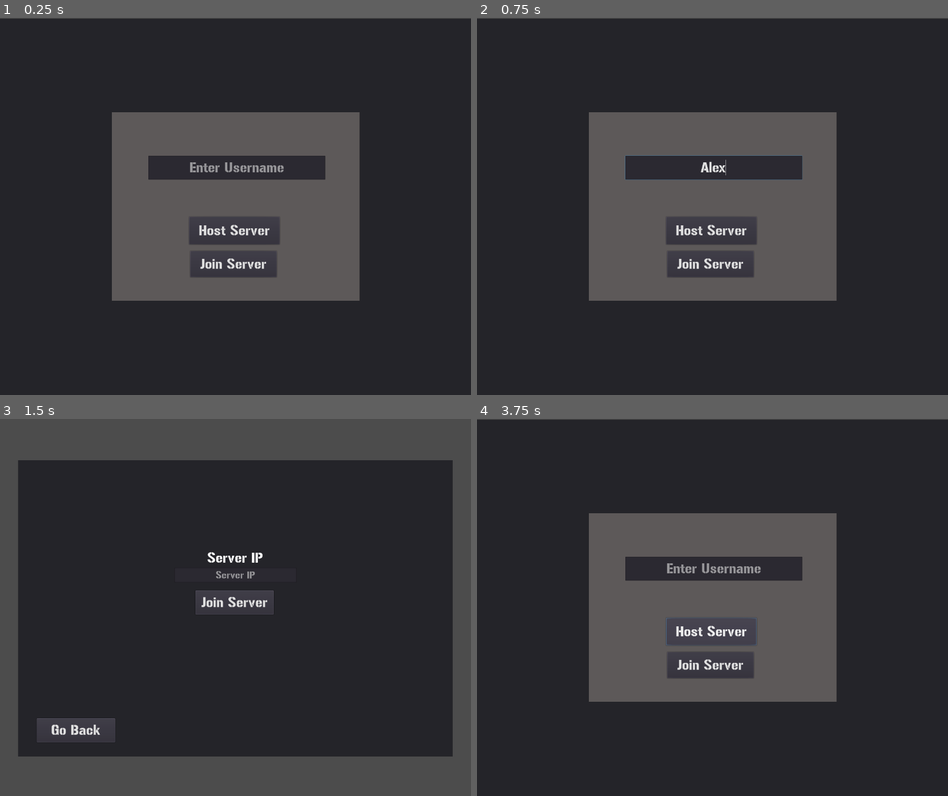
Above: before the commit, frames 1-4 (two rows, left to right).
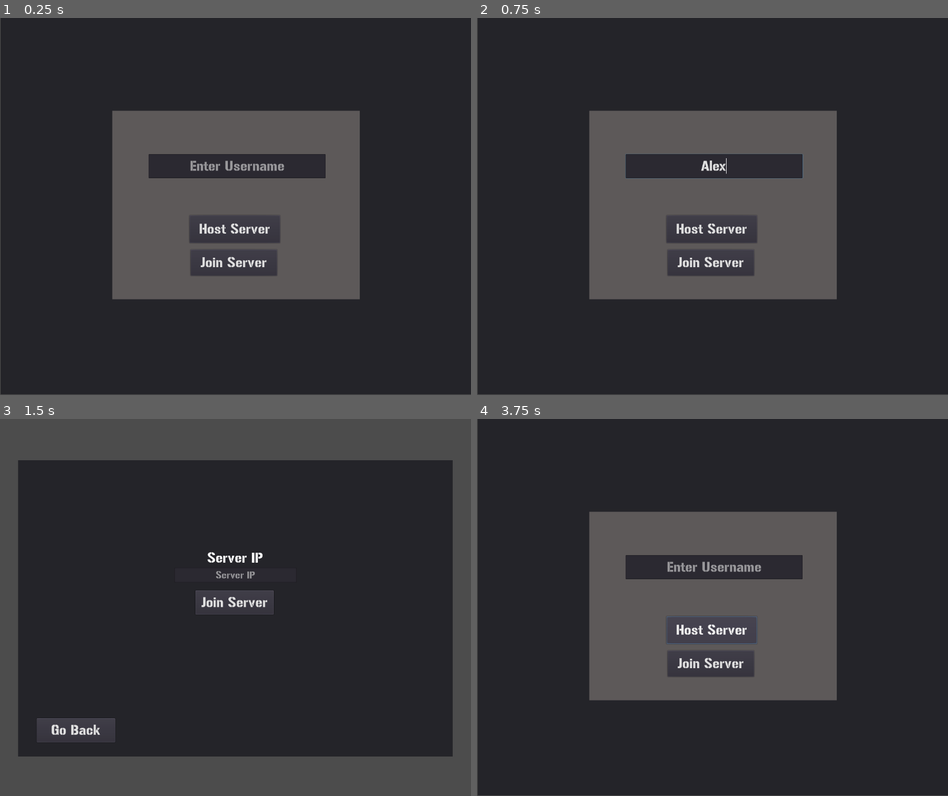
Above: after the commit, the same moments.

Repository: ejustis/totallyuniqueshooter
Game: Godot game, scene res://Scenes/Main/Lobby/Lobby.tscn
Same seed, same stepped clock (60 frames per second), same inputs: the game is played once before the commit and once after it.
Inputs (mouse positions are in pixels of both pictures, inside the frame that each line leads up to):
- Up to frame 1 (0.25 s): no input
- Up to frame 2 (0.75 s): click (712, 168) at 0.52 s; type "Alex" at 0.6 s
- Up to frame 3 (1.5 s): click "Join Server" at 1.25 s
- Up to frame 4 (3.75 s): click (712, 573) at 2.02 s; type "12" at 2.1 s; click "Go Back" at 2.75 s; click "Host Server" at 3.5 s

The runs differ from the first frame. In frame 1, 2.1% of the frame differs, in the area x 0-100%, y 0-100%; in frame 2, 2.0%; in frame 3, nothing differs; in frame 4, 2.2%.

Commit message:
Fixing wanrings and working on multiplayer fixes

Diff:
--- a/godot/Scenes/Main/Lobby/Lobby.tscn
+++ b/godot/Scenes/Main/Lobby/Lobby.tscn
@@ -19,8 +19,10 @@
 [node name="MultiplayerSetup" type="Panel" parent="."]
 anchor_right = 1.0
 anchor_bottom = 1.0
-margin_top = 1.5874
-margin_bottom = 1.5874
+margin_left = 1.7818
+margin_top = -1.9762
+margin_right = 1.78174
+margin_bottom = -1.9762
 theme = SubResource( 2 )
 __meta__ = {
 "_edit_use_anchors_": false
--- a/godot/Scenes/Objects/Bullet.tscn
+++ b/godot/Scenes/Objects/Bullet.tscn
@@ -3,13 +3,14 @@
 [ext_resource path="res://Assets/Images/player.png" type="Texture" id=1]
 [ext_resource path="res://Scripts/Bullet.gd" type="Script" id=2]
 
-[sub_resource type="RectangleShape2D" id=3]
+[sub_resource type="RectangleShape2D" id=1]
 extents = Vector2( 4.00157, 1.57058 )
 
 [sub_resource type="RectangleShape2D" id=2]
 extents = Vector2( 16.625, 43.6838 )
 
 [node name="Bullet" type="KinematicBody2D" groups=[
+"Clear",
 "Net",
 ]]
 script = ExtResource( 2 )
--- a/godot/Scenes/Objects/Enemies/EnemySpawner.tscn
+++ b/godot/Scenes/Objects/Enemies/EnemySpawner.tscn
@@ -3,7 +3,9 @@
 [ext_resource path="res://Scripts/Enemies/EnemySpawner.gd" type="Script" id=1]
 [ext_resource path="res://Assets/Images/player.png" type="Texture" id=2]
 
-[node name="Sprite" type="Sprite"]
+[node name="Sprite" type="Sprite" groups=[
+"Clear",
+]]
 self_modulate = Color( 0.478431, 0.964706, 0.278431, 1 )
 z_index = 100
 texture = ExtResource( 2 )
--- a/godot/Scenes/Objects/Enemies/Zombie.tscn
+++ b/godot/Scenes/Objects/Enemies/Zombie.tscn
@@ -11,6 +11,7 @@
 extents = Vector2( 15, 15 )
 
 [node name="Zombie" type="KinematicBody2D" groups=[
+"Clear",
 "Enemy",
 "Net",
 ]]
--- a/godot/Scenes/Objects/Guns/Pistol.gd
+++ b/godot/Scenes/Objects/Guns/Pistol.gd
@@ -21,6 +21,6 @@
 		bullet_instance.set_network_master(id)
 		bullet_instance.player_rotation = global_rotation
 		bullet_instance.player_owner = id
-		Network.networked_object_name_index += 1
+		Network.rpc("increment_networked_object_count")
 
 		ammo_count -= 1
--- a/godot/Scripts/Enemies/EnemySpawner.gd
+++ b/godot/Scripts/Enemies/EnemySpawner.gd
@@ -44,5 +44,5 @@
 			enemy_instance.name += str(Network.networked_enemy_name_index)
 			enemy_instance.set_network_master(id)
 
-			Network.networked_enemy_name_index += 1
+			Network.rpc("increment_networked_enemy_count")
 			cur_spawn += 1
--- a/godot/Scripts/Enemies/Zombie.gd
+++ b/godot/Scripts/Enemies/Zombie.gd
@@ -48,7 +48,7 @@
 				velocity = puppet_position.direction_to(puppet_target_pos).normalized()
 
 				if not tween.is_active():
-					move_and_slide(velocity * stats.walk_speed)
+					velocity = move_and_slide(velocity * stats.walk_speed)
 
 func _on_NewTarget_timeout():
 	time_to_recalculate = true
@@ -85,7 +85,7 @@
 	return stats.base_damage
 
 sync func hit_by_damager(damage):
-	print(name + "; Hit for: " + str(damage))
+	#print(name + "; Hit for: " + str(damage))
 	stats.reduce_health(damage)
 
 func _on_NetworkTickRate_timeout():
--- a/godot/Scripts/GUI/ServerBrowser.gd
+++ b/godot/Scripts/GUI/ServerBrowser.gd
@@ -13,4 +13,4 @@
 	Network.join_server()
 
 func _on_GoBack_pressed():
-	get_tree().reload_current_scene()
+	var _error = get_tree().reload_current_scene()
--- a/godot/Scripts/GUI/WinnerLabel.gd
+++ b/godot/Scripts/GUI/WinnerLabel.gd
@@ -3,7 +3,7 @@
 export var lobby_scene : String
 
 sync func return_to_lobby():
-	get_tree().change_scene(lobby_scene)
+	var _error = get_tree().change_scene(lobby_scene)
 
 func _on_WinTimer_timeout():
 	if get_tree().is_network_server():
--- a/godot/Scripts/Lobby.gd
+++ b/godot/Scripts/Lobby.gd
@@ -10,9 +10,9 @@
 	print("Loading Lobby scene")
 	$MultiplayerSetup.show()
 
-	get_tree().connect("network_peer_connected", self, "_player_connected")
-	get_tree().connect("network_peer_disconnected", self, "_player_disconnected")
-	get_tree().connect("connected_to_server", self, "_connected_to_server")
+	var _error = get_tree().connect("network_peer_connected", self, "_player_connected")
+	_error = get_tree().connect("network_peer_disconnected", self, "_player_disconnected")
+	_error = get_tree().connect("connected_to_server", self, "_connected_to_server")
 
 	if get_tree().network_peer != null:
 		$MultiplayerSetup.hide()
@@ -21,11 +21,11 @@
 		if get_tree().is_network_server():
 			Network.reset_for_new_game()
 
-		for player_instance in PersistentNodes.get_children():
-			if player_instance.is_in_group("Player"):
-				var spawn_point = Vector2(rand_range(0,  screen_rect.end.x) , rand_range(0,  screen_rect.end.y))
-				player_instance.rpc("update_position", spawn_point)
-				player_instance.rpc("enable")
+			for player_instance in PersistentNodes.get_children():
+				if player_instance.is_in_group("Player"):
+					var spawn_point = Vector2(rand_range(0,  screen_rect.end.x) , rand_range(0,  screen_rect.end.y))
+					player_instance.rpc("update_position", spawn_point)
+					player_instance.rpc("enable")
 	else:
 		start_game.hide()
 		pending_start.hide()
@@ -70,7 +70,7 @@
 		$MultiplayerSetup.hide()
 		#$MultiplayerSetup/UIHolder/Username.hide()
 
-		GlobalUtils.instance_node(load("res://Scenes/Main/Lobby/ServerBrowser.tscn"), self)
+		var _instance = GlobalUtils.instance_node(load("res://Scenes/Main/Lobby/ServerBrowser.tscn"), self)
 
 func _connected_to_server() -> void:
 	yield(get_tree().create_timer(0.15), "timeout")
@@ -96,4 +96,4 @@
 		if child.is_in_group("Player"):
 			child.update_shoot_mode(true)
 
-	get_tree().change_scene("res://Scenes/Main/Levels/TestWorld.tscn")
+	var _error = get_tree().change_scene("res://Scenes/Main/Levels/TestWorld.tscn")
--- a/godot/Scripts/Player/Player.gd
+++ b/godot/Scripts/Player/Player.gd
@@ -3,8 +3,8 @@
 var hp = 100 setget set_hp
 var walk_speed : int = 350
 var sprint_speed : int = 500
-var max_stamina : int = 60
-var stamina : int = max_stamina
+var max_stamina : float = 60
+var stamina : float = max_stamina
 var can_sprint : bool = true
 
 var can_shoot : bool = false
@@ -35,14 +35,13 @@
 onready var sprite = $Sprite
 onready var attack_timer = $AttackTimer
 onready var reload_timer = $ReloadTimer
-onready var bullet_spawn = $BulletSpawn
 onready var hit_timer = $HitTimer
 
 # Called when the node enters the scene tree for the first time.
 func _ready():
 	hud = GlobalUtils.instance_node(player_hud, PersistentNodes)
 
-	get_tree().connect("network_peer_connected", self, "_network_peer_connected")
+	var _error = get_tree().connect("network_peer_connected", self, "_network_peer_connected")
 
 	username_text_instance = GlobalUtils.intance_node_at_location(username_preload, PersistentNodes, global_position)
 	username_text_instance.player_following = self
@@ -105,7 +104,7 @@
 			rotation = GlobalUtils.lerp_angle(rotation, puppet_rotation, delta*8)
 
 			if not tween.is_active():
-				move_and_slide(puppet_velocity * puppet_move_speed)
+				puppet_velocity = move_and_slide(puppet_velocity * puppet_move_speed)
 
 	if hp <= 0:
 		if username_text_instance != null:
@@ -126,18 +125,23 @@
 				is_reloading = true
 				reload_timer.start()
 
-sync func update_postion(pos):
+sync func update_position(pos):
 	global_position = pos
 	puppet_position = pos
 
+func update_hud_visibility(is_visible):
+	hud.get_child(0).visible = false
+
+	if get_tree().has_network_peer():
+		if is_network_master():
+			hud.get_child(0).visible = is_visible
+
 func update_shoot_mode(shoot_mode):
 	if not shoot_mode:
-		hud.get_child(0).visible = false
+		update_hud_visibility(false)
 		#Change to no weapon
-		pass
 	else:
-		pass
-		hud.get_child(0).visible = true
+		update_hud_visibility(true)
 		#Change to weapon
 
 
--- a/godot/Scripts/Singleton/Network.gd
+++ b/godot/Scripts/Singleton/Network.gd
@@ -9,16 +9,16 @@
 var ip_address = ""
 var current_player_username = ""
 
-var networked_object_name_index = 0 setget networked_object_name_index_set
-puppet var puppet_networked_object_name_index = 0 setget puppet_networked_object_name_index_set
+var networked_object_name_index = 0
+#puppet var puppet_networked_object_name_index = 0 setget puppet_networked_object_name_index_set
 
-var networked_enemy_name_index = 0 setget networked_enemy_name_index_set
-puppet var puppet_networked_enemy_name_index = 0 setget puppet_networked_enemy_name_index_set
+var networked_enemy_name_index = 0
+#puppet var puppet_networked_enemy_name_index = 0 setget puppet_networked_enemy_name_index_set
 
 func _ready():
-	get_tree().connect("connected_to_server", self, "_connected_to_server")
-	get_tree().connect("server_disconnected", self, "_server_disconnected")
-	get_tree().connect("connection_failed", self, "_connection_failed")
+	var _error = get_tree().connect("connected_to_server", self, "_connected_to_server")
+	_error =  get_tree().connect("server_disconnected", self, "_server_disconnected")
+	_error =  get_tree().connect("connection_failed", self, "_connection_failed")
 
 func create_server(max_players):
 	if max_players <= 1:
@@ -67,26 +67,33 @@
 		var prompt = GlobalUtils.instance_node(load("res://Scenes/Gui/SimplePrompt.tscn"), GlobalUtils.ui)
 		prompt.set_text("Disconnected from server")
 
-func networked_object_name_index_set(new_value):
-	networked_object_name_index = new_value
+sync func increment_networked_object_count():
+	networked_object_name_index += 1
 
-	if get_tree().is_network_server():
-		rset("puppet_networked_object_name_index", networked_object_name_index)
+sync func increment_networked_enemy_count():
+	networked_enemy_name_index += 1
 
-func puppet_networked_object_name_index_set(new_value):
-	if not get_tree().is_network_server():
-		networked_object_name_index = new_value
 
-func networked_enemy_name_index_set(new_value):
-	networked_enemy_name_index = new_value
+#func networked_object_name_index_set(new_value):
+#	networked_object_name_index = new_value
+#
+#	if get_tree().is_network_server():
+#		rpc("puppet_networked_object_name_index_set", networked_object_name_index)
 
-	if get_tree().is_network_server():
-		rset("puppet_networked_enemy_name_index", networked_enemy_name_index)
+#func puppet_networked_object_name_index_set(new_value):
+#	if not get_tree().is_network_server():
+#		networked_object_name_index = new_value
 
-func puppet_networked_enemy_name_index_set(new_value):
-	if not get_tree().is_network_server():
-		networked_enemy_name_index = new_value
+#func networked_enemy_name_index_set(new_value):
+#	networked_enemy_name_index = new_value
 
-func reset_for_new_game():
+#	if get_tree().is_network_server():
+#		rpc("puppet_networked_enemy_name_index_set", networked_enemy_name_index)
+
+#func puppet_networked_enemy_name_index_set(new_value):
+#	if not get_tree().is_network_server():
+#		networked_enemy_name_index = new_value
+
+sync func reset_for_new_game():
 	networked_object_name_index = 0
 	networked_enemy_name_index = 0
--- a/godot/Scripts/TestWorld.gd
+++ b/godot/Scripts/TestWorld.gd
@@ -6,7 +6,7 @@
 onready var enemy_spawners = $EnemySpawnController
 
 func _ready():
-	get_tree().connect("network_peer_disconnected", self, "_player_disconnected")
+	var _error = get_tree().connect("network_peer_disconnected", self, "_player_disconnected")
 
 	if get_tree().is_network_server():
 		setup_player_positions()
@@ -45,9 +45,9 @@
 
 sync func return_to_lobby():
 	for child in PersistentNodes.get_children():
-		if child.is_in_group("Enemy"):
+		if child.is_in_group("Clear"):
 			child.queue_free()
 #		else:
 #			child.queue_free()
 
-	get_tree().change_scene("res://Scenes/Main/Lobby/Lobby.tscn")
+	var _error = get_tree().change_scene("res://Scenes/Main/Lobby/Lobby.tscn")
Not shown: 1 places in godot/Scenes/Objects/Bullet.tscn that only renumber resources
